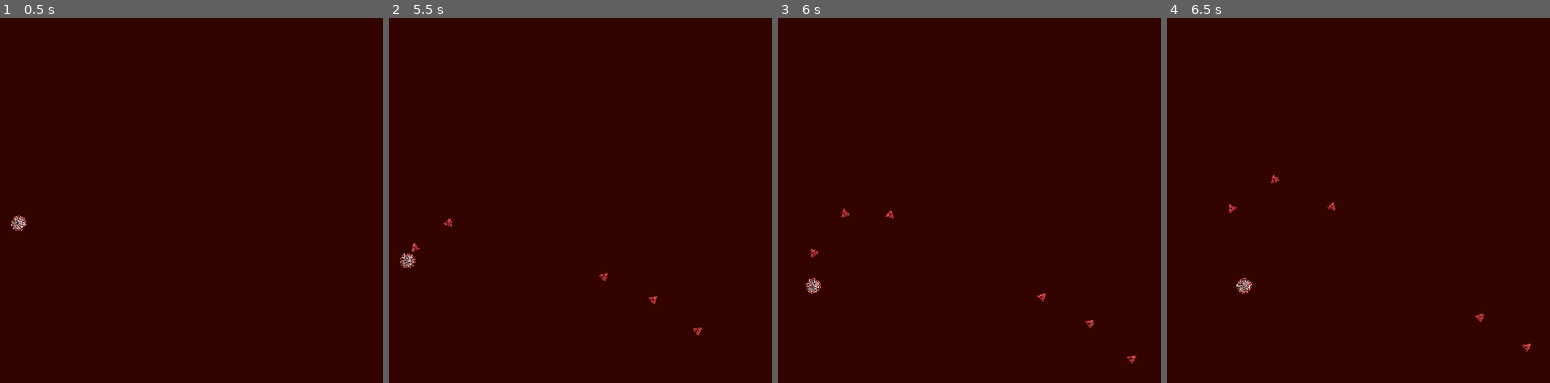
Above: before the commit, frames 1-4 (left to right).
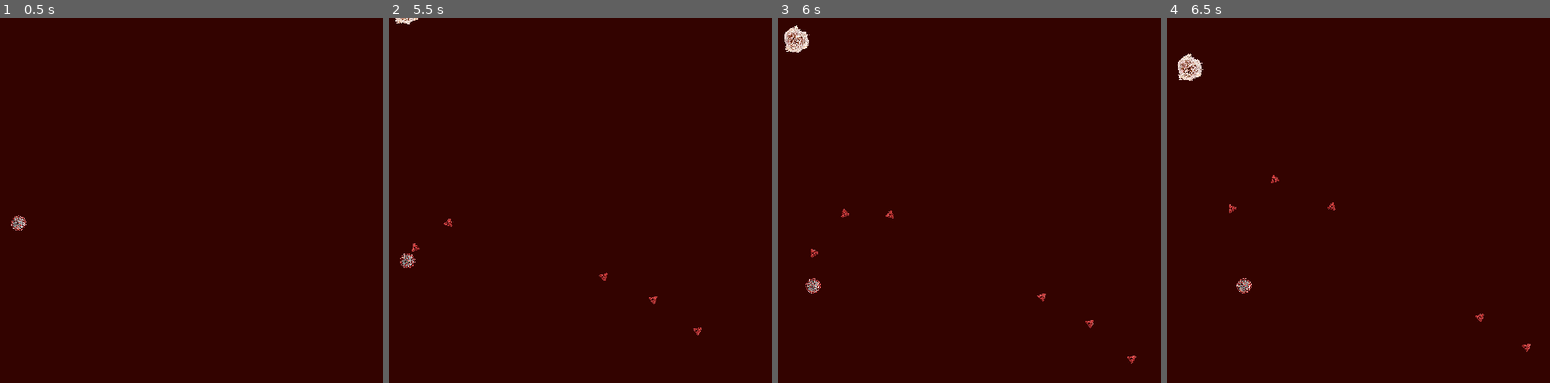
Above: after the commit, the same moments.

Repository: FernandoLuiis/Virus2_ElectricBoogaloo
Game: Godot game, scene res://Arena/Arena.tscn
Same seed, same stepped clock (60 frames per second), same inputs: the game is played once before the commit and once after it.
Inputs (mouse positions are in pixels of both pictures, inside the frame that each line leads up to):
- Up to frame 1 (0.5 s): no input
- Up to frame 2 (5.5 s): tap Enter at 0.5 s; move the mouse to (569, 204) at 0.52 s; press the mouse at (569, 204) at 0.53 s; hold Right (ui_right) 0.53-1.28 s; move the mouse to (outside the picture) at 1.27 s; release the mouse at (outside the picture) at 1.28 s; hold Down (ui_down) 1.28-2.03 s; click (outside the picture) at 1.35 s; move the mouse to (480, 134) at 2.02 s; press the mouse at (480, 134) at 2.03 s; hold Right (ui_right) 2.03-2.78 s; move the mouse to (outside the picture) at 2.77 s; release the mouse at (outside the picture) at 2.78 s; hold Up (ui_up) 2.78-3.53 s; click (outside the picture) at 2.85 s; move the mouse to (626, 284) at 3.52 s; press the mouse at (626, 284) at 3.53 s; hold Left (ui_left) 3.53-5.03 s; move the mouse to (outside the picture) at 4.27 s; release the mouse at (outside the picture) at 4.28 s; click (outside the picture) at 4.35 s; move the mouse to (442, 222) at 5.02 s; press the mouse at (442, 222) at 5.03 s; hold Down (ui_down) from 5.03 s (still down)
- Up to frame 3 (6 s): move the mouse to (outside the picture) at 5.77 s; release Down (ui_down) at 5.78 s; release the mouse at (outside the picture) at 5.78 s; hold Right (ui_right) from 5.78 s (still down); click (outside the picture) at 5.85 s
- Up to frame 4 (6.5 s): keep holding Right (ui_right)

Frame 1 is identical in both runs. In frame 2, less than 0.1% of the frame differs, in the area x 1-8%, y 0-2%; in frame 3, 0.3%; in frame 4, 0.3%, in the area x 2-10%, y 9-18%.

Commit message:
Enemy Setup (Fagocito)

Diff:
--- a/Virus Raid 2 Electric Boogaloo/Arena/Arena.gd
+++ b/Virus Raid 2 Electric Boogaloo/Arena/Arena.gd
@@ -1,6 +1,11 @@
 extends Node2D
 
 var player = preload("res://Player/Player.tscn")
+
+var enemy = preload("res://Enemy/Enemy.tscn")
+var enemy_spawn_location = Vector2(Global.screen_hori/2, -100)
+var max_enemies = 5
+var enemy_count = 0
 
 func _ready():
 	Global.arena = self
@@ -8,4 +13,5 @@
 
 
 func _on_Enemy_Spawn_timeout():
-	pass # Replace with function body.
+	if enemy_count < max_enemies:
+		Global.instance_node(enemy, enemy_spawn_location, Global.arena)
--- /dev/null
+++ b/Virus Raid 2 Electric Boogaloo/Enemy/Enemy.gd
@@ -0,0 +1,12 @@
+extends Node2D
+
+var fagocito = preload("res://Enemy/Fagocito/Fagocito.tscn")
+
+func _ready():
+	Global.instance_node(fagocito, Vector2(0,0), self)
+	pass
+
+func follow_player(target, speed, delta):
+	if Global.player != null:
+		var mov = target.global_position.direction_to(Global.player.global_position)
+		target.global_position += mov * speed * delta
--- /dev/null
+++ b/Virus Raid 2 Electric Boogaloo/Enemy/Enemy.tscn
@@ -0,0 +1,6 @@
+[gd_scene load_steps=2 format=2]
+
+[ext_resource path="res://Enemy/Enemy.gd" type="Script" id=1]
+
+[node name="Enemy" type="Node2D"]
+script = ExtResource( 1 )
--- /dev/null
+++ b/Virus Raid 2 Electric Boogaloo/Enemy/Fagocito/Fagocito.gd
@@ -0,0 +1,9 @@
+extends Node2D
+
+var speed = 150
+
+func _ready():
+	pass
+
+func _process(delta):
+	get_parent().follow_player(self, speed, delta)
--- /dev/null
+++ b/Virus Raid 2 Electric Boogaloo/Enemy/Fagocito/Fagocito.tscn
@@ -0,0 +1,11 @@
+[gd_scene load_steps=3 format=2]
+
+[ext_resource path="res://Enemy/Fagocito/Fagocito.gd" type="Script" id=1]
+[ext_resource path="res://Enemy/Fagocito/whitecell.png" type="Texture" id=2]
+
+[node name="Fagocito" type="Node2D"]
+script = ExtResource( 1 )
+
+[node name="Sprite" type="Sprite" parent="."]
+scale = Vector2( 0.06, 0.06 )
+texture = ExtResource( 2 )
--- a/Virus Raid 2 Electric Boogaloo/Player/Player.gd
+++ b/Virus Raid 2 Electric Boogaloo/Player/Player.gd
@@ -3,19 +3,16 @@
 var virus = preload("res://Player/Virus_Player/Virus_Player.tscn")
 
 func _ready():
-	Global.player = self
-	Global.instance_node(virus, Vector2(Global.screen_hori/2, Global.screen_vert/2), Global.player)
+	Global.instance_node(virus, Vector2(Global.screen_hori/2, Global.screen_vert/2), self)
 
-
-func move(target, speed, delta):
+func move(speed, delta):
 	var mov = Vector2.ZERO
 	mov.x = int(Input.is_action_pressed("ui_right")) - int(Input.is_action_pressed("ui_left"))
 	mov.y = int(Input.is_action_pressed("ui_down")) - int(Input.is_action_pressed("ui_up"))
 	mov = mov.normalized()
-	target.global_position += speed * mov * delta
+	global_position += speed * mov * delta
 
 func shoot(bullet, origin):
-
 	if Input.is_action_pressed("shoot") and Global.arena != null:
 		Global.instance_node(bullet, origin.global_position, Global.arena)
 		pass
--- a/Virus Raid 2 Electric Boogaloo/Player/Virus_Player/Virus_Bullet.gd
+++ b/Virus Raid 2 Electric Boogaloo/Player/Virus_Player/Virus_Bullet.gd
@@ -4,17 +4,12 @@
 var mov = Vector2(1,0)
 var look_once = true
 
-func _ready():
-	pass
-
 func _process(delta):
-
 	if look_once == true:
 		look_at(get_global_mouse_position())
 		look_once = false
 	global_position += mov.rotated(rotation) * speed * delta
 
-
 ##Remove a bala quando ela sai da tela. Evita que as balas perdidas persistam indefinidamente fora da tela.
 func _on_VisibilityNotifier2D_screen_exited():
 	queue_free()
--- a/Virus Raid 2 Electric Boogaloo/Player/Virus_Player/Virus_Player.gd
+++ b/Virus Raid 2 Electric Boogaloo/Player/Virus_Player/Virus_Player.gd
@@ -6,19 +6,22 @@
 var reloading = false
 
 func _ready():
+	Global.player = self
 	pass
+
+func _exit_tree():
+	Global.player = null
 
 func _process(delta):
 	##Movimentação baseada na função move localizada na cena player
-	Global.player.move(self, speed, delta)
+	get_parent().move(speed, delta)
 
 	##Ataque baseado na função shoot localizada na cena player.
 	##Timer reload garante que o jogador só atire a cada X segundos.
 	if reloading == false:
-		Global.player.shoot(virus_bullet, self)
+		get_parent().shoot(virus_bullet, self)
 		reloading = true
 		$Reload.start()
 
-
 func _on_Reload_timeout():
 	reloading = false
Renamed: Virus Raid 2 Electric Boogaloo/Pictures/whitecell.png -> Virus Raid 2 Electric Boogaloo/Enemy/Fagocito/whitecell.png
Not shown, changed: Virus Raid 2 Electric Boogaloo/Enemy/Fagocito/whitecell.png.import
